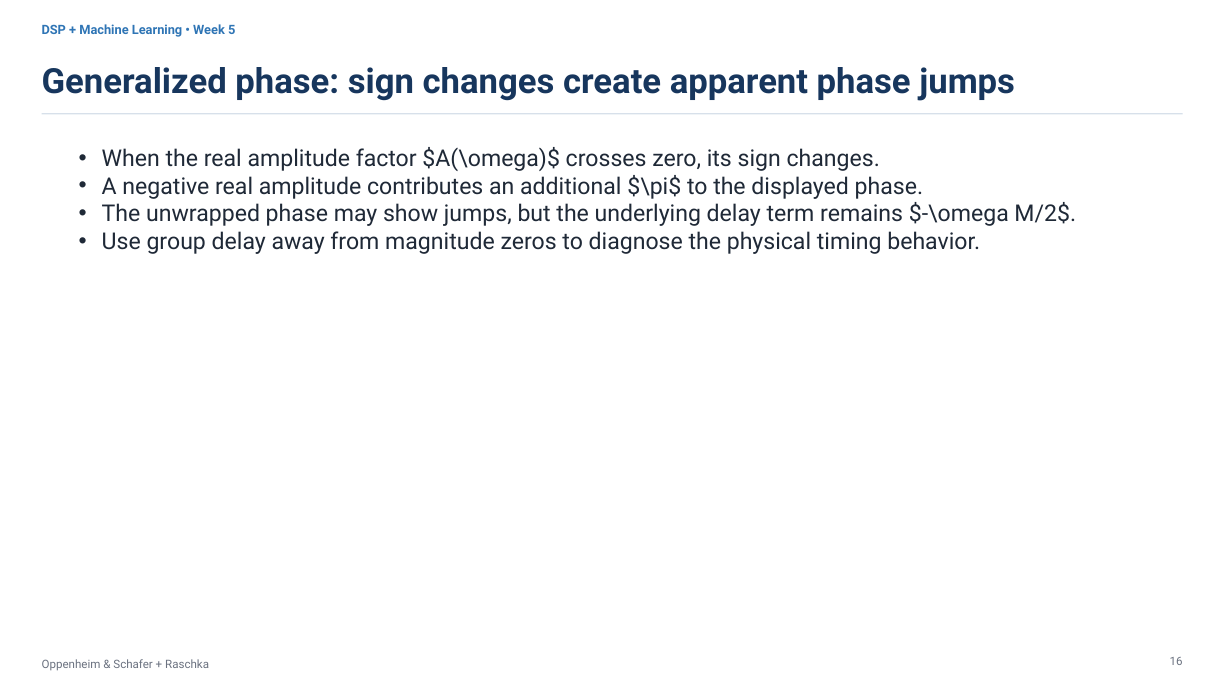
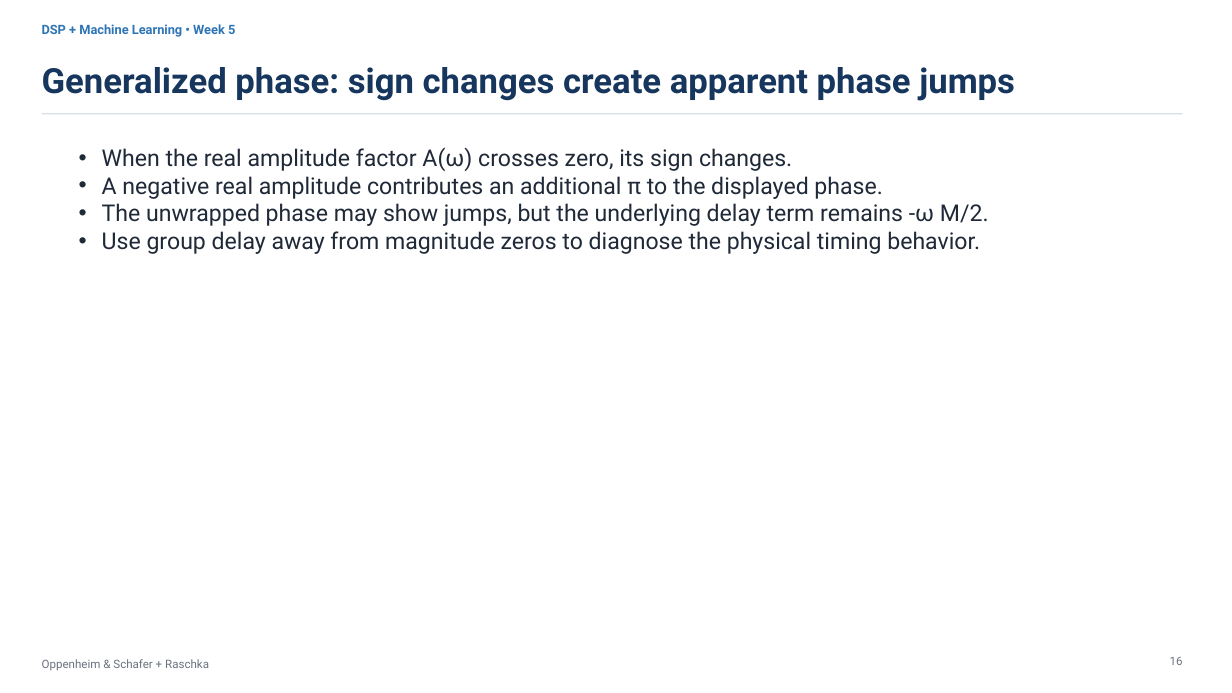
Before and after one commit to mathys2000/ecen45632_f26, a slide deck: slide 16 of python/CourseDesign/Week05e/Week5_Lecture10_Linear_Phase_Generalized_Phase_ML.pptx. Drawn at 1232x693 pixels with LibreOffice and Linux fonts; fonts in the diff are those of the drawing. Boxes give left, top, right and bottom in pixels: in the first picture for what was removed or moved away, otherwise in the second. Text is boxed around its words. In the diff, an @@ line names an element or a change of style, - is before the commit and + after.

```diff
--- a/python/CourseDesign/Week05e/Week5_Lecture10_Linear_Phase_Generalized_Phase_ML.pptx
+++ b/python/CourseDesign/Week05e/Week5_Lecture10_Linear_Phase_Generalized_Phase_ML.pptx
@@ text at (102, 147, 989, 226): text changed @@
-• When the real amplitude factor $A(\omega)$ crosses zero, its sign changes.
-• A negative real amplitude contributes an additional $\pi$ to the displayed phase.
-• The unwrapped phase may show jumps, but the underlying delay term remains $-\omega M/2$.
+• When the real amplitude factor A(ω) crosses zero, its sign changes.
+• A negative real amplitude contributes an additional π to the displayed phase.
+• The unwrapped phase may show jumps, but the underlying delay term remains -ω M/2.
```
Also in this commit, not shown: 21 other slides changed, 20 other files.
